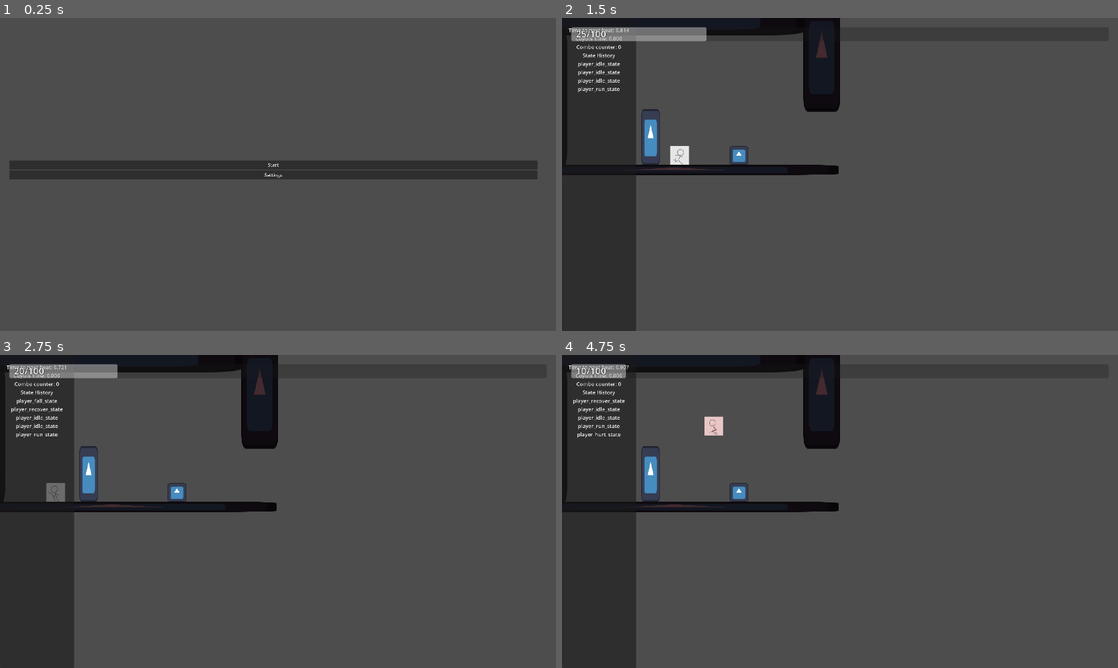
Above: before the commit, frames 1-4 (two rows, left to right).
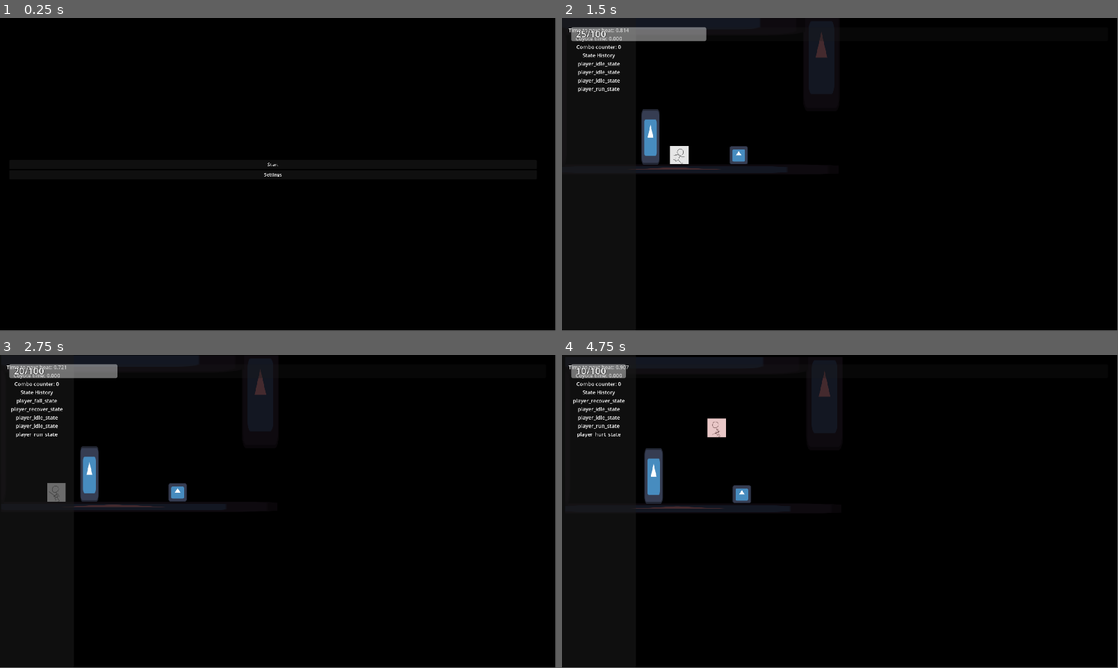
Above: after the commit, the same moments.

Repository: veggie-works/star-gazer
Game: Godot game, scene res://scenes/main.tscn
The game is run twice, just before and just after one commit, with the same random seed, the same clock (stepped at 60 frames per second) and the same inputs. The engine's default icon, where the game draws it, is replaced by a stand-in: a white triangle on a blue panel in a dark square. Sound files missing from this copy of the repository are replaced by a short silence.
Inputs (mouse positions are in pixels of both pictures, inside the frame that each line leads up to):
- Up to frame 1 (0.25 s): no input
- Up to frame 2 (1.5 s): click "Start" at 0.5 s; tap Enter at 1.25 s; move the mouse to (962, 158) at 1.27 s; hold Right (move_right) from 1.28 s (still down); hold X (attack) from 1.28 s (still down); click (962, 158) at 1.42 s
- Up to frame 3 (2.75 s): tap Z (jump) at 1.52, 2.27 s; move the mouse to (166, 527) at 2.02 s; release Right (move_right) at 2.03 s; release X (attack) at 2.03 s; hold Left (move_left) from 2.03 s (still down); tap L (block) at 2.1 s
- Up to frame 4 (4.75 s): move the mouse to (895, 442) at 2.77 s; release Left (move_left) at 2.78 s; hold X (attack) 2.78-3.53 s; hold Right (move_right) 2.78-4.28 s; move the mouse to (812, 574) at 3.52 s; tap L (block) at 3.6 s; click (812, 574) at 3.67 s; tap Z (jump) at 3.77, 4.52 s; move the mouse to (1006, 558) at 4.27 s; hold Left (move_left) from 4.28 s (still down); hold X (attack) from 4.28 s (still down)
In our replay, the window is 800x450 before the commit and 799x449 after it. These sizes can differ from the game's own. Grey fills any space a smaller window leaves; there, only what the larger window draws over its background counts as a difference.

The runs differ from the first frame. In frame 1, 100% of the frame differs, in the area x 0-100%, y 0-100%; in frame 2, 92%; in frame 3, 92%; in frame 4, 93%.

Commit message:
Camera autoload

Diff:
--- a/project.godot
+++ b/project.godot
@@ -23,12 +23,13 @@
 SceneManager="*res://scenes/autoload/scene_manager/scene_manager.tscn"
 UIManager="*res://scenes/ui/ui_manager.tscn"
 AudioManager="*res://scenes/audio/audio_manager.tscn"
+GameCamera="*res://scenes/gameplay/cameras/game_camera.tscn"
 
 [display]
 
 window/size/viewport_width=1920
 window/size/viewport_height=1080
-window/stretch/mode="viewport"
+window/stretch/scale_mode="integer"
 
 [dotnet]
 
@@ -80,3 +81,4 @@
 [rendering]
 
 textures/canvas_textures/default_texture_filter=0
+environment/defaults/default_clear_color=Color(0, 0, 0, 1)
--- a/scenes/actors/grounded/player/player.tscn
+++ b/scenes/actors/grounded/player/player.tscn
@@ -117,6 +117,7 @@
 collision_layer = 1
 collision_mask = 64
 max_health = 100.0
+shake_camera = true
 
 [node name="hurt_box" parent="behaviors/health_manager" index="0"]
 shape = SubResource("RectangleShape2D_bbvff")
--- a/scenes/gameplay/cameras/custom_camera.tscn
+++ /dev/null
@@ -1,8 +0,0 @@
-[gd_scene load_steps=2 format=3 uid="uid://hcdmkfmmwpmc"]
-
-[ext_resource type="Script" path="res://scripts/gameplay/cameras/custom_camera.gd" id="1_q6ii3"]
-
-[node name="custom_camera" type="Camera2D"]
-editor_draw_limits = true
-editor_draw_drag_margin = true
-script = ExtResource("1_q6ii3")
--- /dev/null
+++ b/scenes/gameplay/cameras/game_camera.tscn
@@ -0,0 +1,9 @@
+[gd_scene load_steps=2 format=3 uid="uid://bt4hp2ye7flah"]
+
+[ext_resource type="Script" path="res://scripts/gameplay/cameras/custom_camera.gd" id="1_4qe6i"]
+
+[node name="game_camera" type="Camera2D"]
+anchor_mode = 0
+editor_draw_limits = true
+editor_draw_drag_margin = true
+script = ExtResource("1_4qe6i")
--- a/scenes/gameplay/weapons/damage_area.tscn
+++ b/scenes/gameplay/weapons/damage_area.tscn
@@ -1,6 +1,21 @@
 [gd_scene load_steps=5 format=3 uid="uid://bclby8x5hnel7"]
 
 [ext_resource type="Script" path="res://scripts/gameplay/weapons/damage_area.gd" id="1_k8ged"]
+
+[sub_resource type="Animation" id="Animation_2rtmh"]
+length = 0.001
+tracks/0/type = "value"
+tracks/0/imported = false
+tracks/0/enabled = true
+tracks/0/path = NodePath("collision:polygon")
+tracks/0/interp = 1
+tracks/0/loop_wrap = true
+tracks/0/keys = {
+"times": PackedFloat32Array(0),
+"transitions": PackedFloat32Array(1),
+"update": 1,
+"values": [PackedVector2Array(67, -65, 67, 65, -67, 66, -64, -68)]
+}
 
 [sub_resource type="Animation" id="Animation_3isol"]
 resource_name = "attack"
@@ -53,21 +68,6 @@
 "values": [250.0]
 }
 
-[sub_resource type="Animation" id="Animation_2rtmh"]
-length = 0.001
-tracks/0/type = "value"
-tracks/0/imported = false
-tracks/0/enabled = true
-tracks/0/path = NodePath("collision:polygon")
-tracks/0/interp = 1
-tracks/0/loop_wrap = true
-tracks/0/keys = {
-"times": PackedFloat32Array(0),
-"transitions": PackedFloat32Array(1),
-"update": 1,
-"values": [PackedVector2Array(67, -65, 67, 65, -67, 66, -64, -68)]
-}
-
 [sub_resource type="AnimationLibrary" id="AnimationLibrary_ev6eh"]
 _data = {
 "RESET": SubResource("Animation_2rtmh"),
--- a/scripts/actors/behaviors/health_manager.gd
+++ b/scripts/actors/behaviors/health_manager.gd
@@ -3,7 +3,8 @@
 
 ## The actor's maximum amount of health
 @export var max_health: float = 25
-
+## Whether to shake the camera on hit
+@export var shake_camera: bool = false
 
 ## The sprite flashing behavior
 @onready var flasher: Flasher = %flasher
@@ -52,6 +53,8 @@
 	took_damage.emit(attack)
 	if flasher != null:
 		flasher.flash(Color.RED)
+	if shake_camera:
+		GameCamera.shake(50, 0.25)
 	if is_dead:
 		die()
 		return
--- a/scripts/autoload/audio_manager/audio_manager.gd
+++ b/scripts/autoload/audio_manager/audio_manager.gd
@@ -25,6 +25,8 @@
 var previous_beats_played: int
 ## The number of beats into the current track
 var beats_played: int
+## The currently running tween for adjusting volume fade between music tracks
+var volume_tween: Tween
 
 ## The duration of a single beat
 var beat_length: float:
@@ -46,7 +48,7 @@
 	get:
 		return time_to_next_beat < PERFECT_ATTACK_WINDOW / 2 or beat_length - time_to_next_beat < PERFECT_ATTACK_WINDOW / 2
 
-## Whether a perfect recover was executed
+## Whether a perfect recovery was executed
 var perfect_recovery: bool:
 	get:
 		return time_to_next_beat < PERFECT_RECOVERY_WINDOW / 2 or beat_length - time_to_next_beat < PERFECT_RECOVERY_WINDOW / 2
@@ -85,16 +87,17 @@
 	elif (current_music_player.stream != null and track.music_clip.resource_path == current_music_player.stream.resource_path):
 		return
 	upcoming_music_player.set_stream(track.music_clip)
-	upcoming_music_player.play(current_music_player.get_playback_position())
-	upcoming_music_player.set_volume_db(-32)
-	var volume_tween: Tween = create_tween()
+	if volume_tween != null:
+		volume_tween.kill()
+	volume_tween = create_tween()
 	volume_tween.finished.connect(func():
 		current_music_player.set_stream(track.music_clip)
-		current_music_player.set_volume_db(0)
 		current_music_player.play(upcoming_music_player.get_playback_position())
-		upcoming_music_player.stop())
-	volume_tween.tween_property(current_music_player, "volume_db", -32, fade_time).from_current().set_trans(Tween.TRANS_CUBIC)
-	volume_tween.parallel().tween_property(upcoming_music_player, "volume_db", 0, fade_time).from_current().set_trans(Tween.TRANS_CUBIC)
+		upcoming_music_player.stop()
+		volume_tween.kill())
+	upcoming_music_player.play(current_music_player.get_playback_position())
+	volume_tween.tween_property(current_music_player, "volume_db", -32, fade_time).from(0).set_trans(Tween.TRANS_CUBIC)
+	volume_tween.parallel().tween_property(upcoming_music_player, "volume_db", 0, fade_time).from(-32).set_trans(Tween.TRANS_CUBIC)
 
 ## Stop the currently playing music
 func stop_music() -> void:
--- a/scripts/gameplay/cameras/custom_camera.gd
+++ b/scripts/gameplay/cameras/custom_camera.gd
@@ -24,7 +24,7 @@
 		update_shake(delta)
 
 ## Begin camera shake
-func start_shake(amount: float, duration: float) -> void:
+func shake(amount: float, duration: float) -> void:
 	original_camera_position = global_position
 	current_shake_magnitude = amount
 	unshake_amount = amount / duration
--- a/scripts/levels/base_level.gd
+++ b/scripts/levels/base_level.gd
@@ -7,6 +7,10 @@
 func _ready() -> void:
 	AudioManager.play_music(music_track)
 	UIManager.open_ui(HUD)
+	GameCamera.targets.clear()
+	for player in get_tree().get_nodes_in_group("players"):
+		if player is Player:
+			GameCamera.targets.append(player)
 
 ## Load the save point in this scene
 func load_save_point() -> void:
